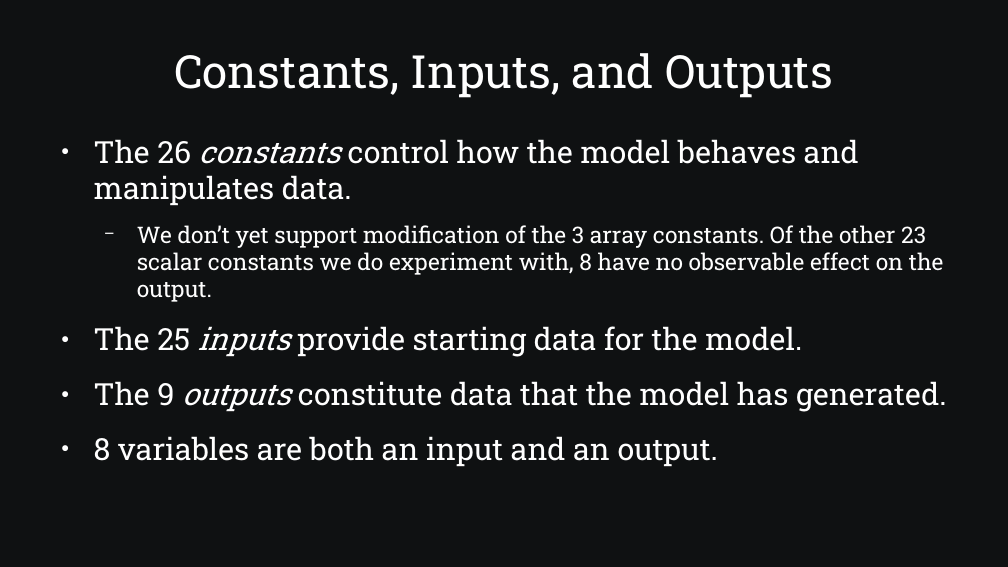
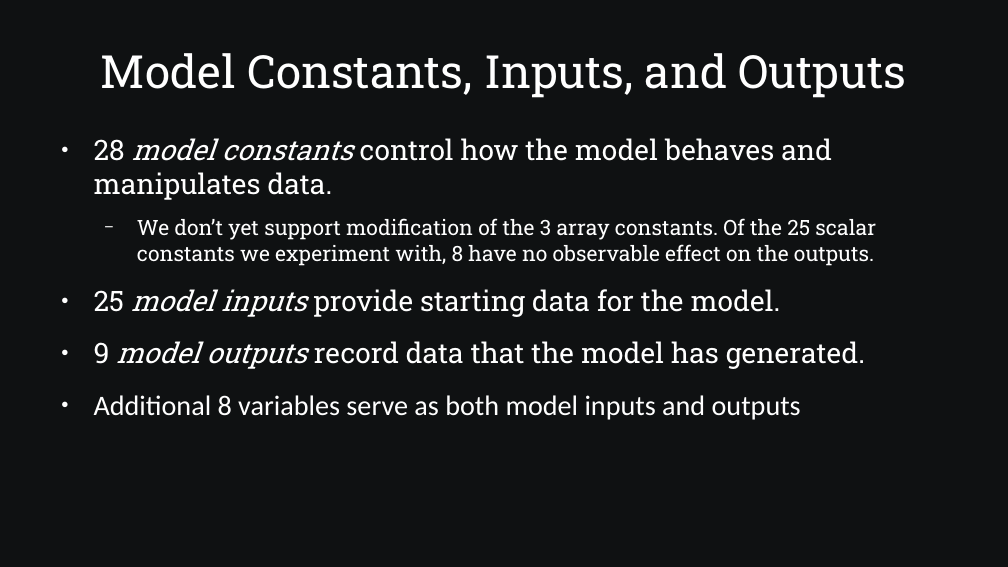
Before and after one commit to SamAllen06/lake_temp_work, a slide deck: slide 7 of documentation/for_collaborators/TestingSoftwareOverview.odp. Drawn at 1008x567 pixels with LibreOffice and Linux fonts; fonts in the diff are those of the drawing. Boxes give left, top, right and bottom in pixels: in the first picture for what was removed or moved away, otherwise in the second. Text is boxed around its words. In the diff, an @@ line names an element or a change of style, - is before the commit and + after.

```diff
--- a/documentation/for_collaborators/TestingSoftwareOverview.odp
+++ b/documentation/for_collaborators/TestingSoftwareOverview.odp
@@ title at [101,53,907,98]: text changed @@
-Constants, Inputs, and Outputs
+Model Constants, Inputs, and Outputs
@@ text at [94,138,876,420]: text changed; size 24 to 22.2 pt @@
-● The 26 constants control how the model behaves and manipulates data.
-  − We don’t yet support modification of the 3 array constants. Of the other 23 scalar constants we do experiment with, 8 have no observable effect on the output.
-● The 25 inputs provide starting data for the model.
-● The 9 outputs constitute data that the model has generated.
-● 8 variables are both an input and an output.
+● 28 model constants control how the model behaves and manipulates data.
+  − We don’t yet support modification of the 3 array constants. Of the 25 scalar constants we experiment with, 8 have no observable effect on the outputs.
+● 25 model inputs provide starting data for the model.
+● 9 model outputs record data that the model has generated.
+● Additional 8 variables serve as both model inputs and outputs
```
Also in this commit, not shown: 15 other slides changed, 3 slides added, 1 slide removed, 3 other files.
